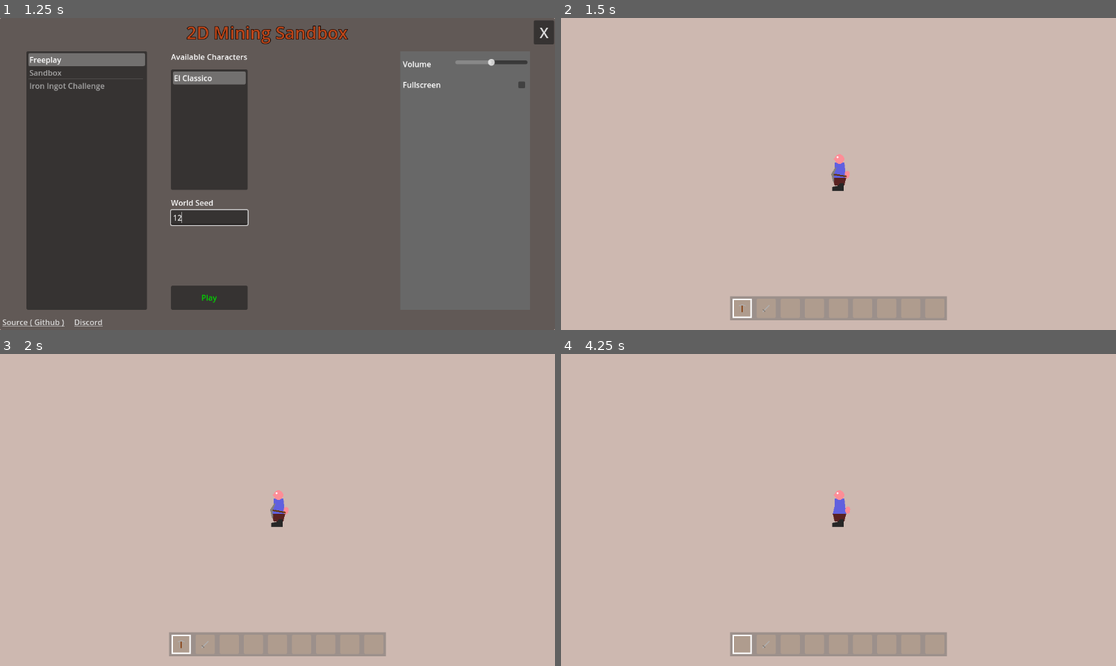
Above: before the commit, frames 1-4 (two rows, left to right).
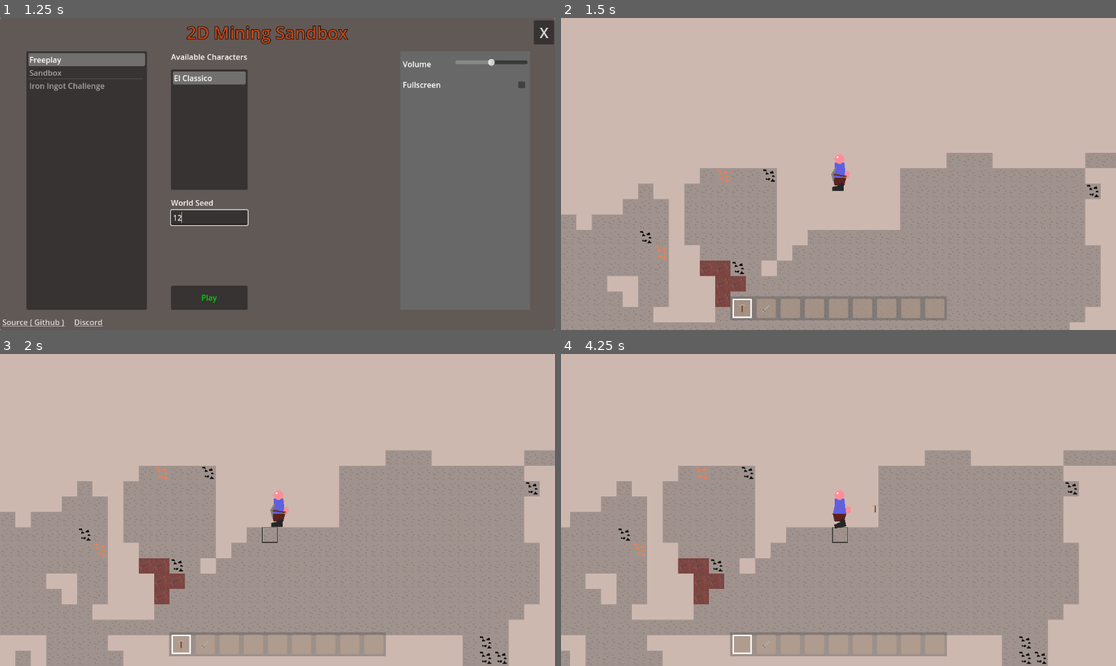
Above: after the commit, the same moments.

Repository: Griiimon/2D-Mining-Sandbox
Game: Godot game, scene res://game/startup.tscn
The game is run twice, just before and just after one commit, with the same random seed, the same clock (stepped at 60 frames per second) and the same inputs. The engine's default icon, where the game draws it, is replaced by a stand-in: a white triangle on a blue panel in a dark square.
Inputs (mouse positions are in pixels of both pictures, inside the frame that each line leads up to):
- Up to frame 1 (1.25 s): click (210, 217) at 0.52 s; type "12" at 0.6 s
- Up to frame 2 (1.5 s): click "Play" at 1.25 s
- Up to frame 3 (2 s): no input
- Up to frame 4 (4.25 s): tap Enter at 2 s; move the mouse to (744, 644) at 2.02 s; hold D (right) 2.03-3.53 s; click (744, 644) at 2.1 s; tap Up (jump) at 2.27, 3.02 s; move the mouse to (766, 644) at 2.77 s; tap F (change_block_state) at 2.85 s; click (766, 644) at 2.92 s; move the mouse to (788, 644) at 3.52 s; hold A (left) from 3.53 s (still down); tap X (drop_item) at 3.6 s; click (788, 644) at 3.67 s

Frame 1 is identical in both runs. In frame 2, 38% of the frame differs, in the area x 0-100%, y 43-100%; in frame 3, 44%, in the area x 0-100%, y 30-100%; in frame 4, 43%.
Error before the commit: Parse Error: Too many arguments for "initialize()" call. Expected at most 0 but received 1. (res://game/world/terrain)

Commit message:
ignore_height toggle

Diff:
--- a/game/world/terrain generator/terrain_generator_instruction.gd
+++ b/game/world/terrain generator/terrain_generator_instruction.gd
@@ -4,13 +4,22 @@
 @export var min_height: int= 0
 @export var max_height: int= 1024
 @export var distribution: TerrainBlockDistribution
+@export var ignore_height: bool= false
 
 
-func initialize():
+var generator: TerrainGenerator
+var instruction: TerrainGeneratorInstruction
+
+
+
+func initialize(_generator: TerrainGenerator):
+	generator= _generator
 	distribution.initialize()
 
 
 func get_block(pos: Vector2i)-> Block:
 	if pos.y < min_height or pos.y > max_height:
 		return null
+	if not ignore_height and pos.y < generator.get_height(pos.x):
+		return null
 	return distribution.get_block(pos)
